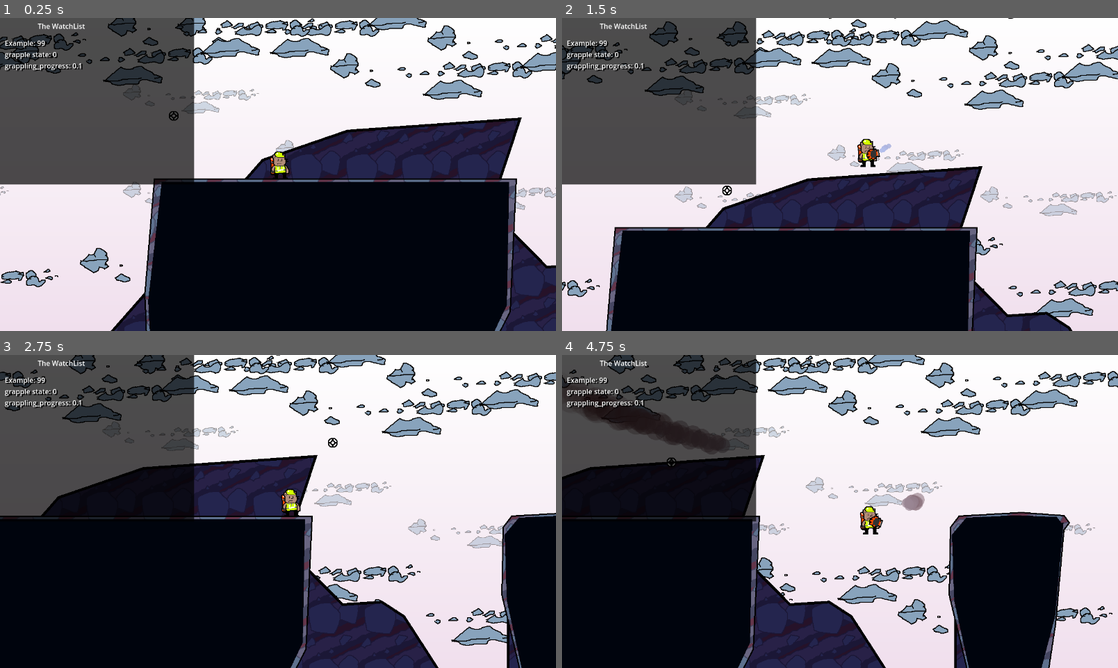
Above: before the commit, frames 1-4 (two rows, left to right).
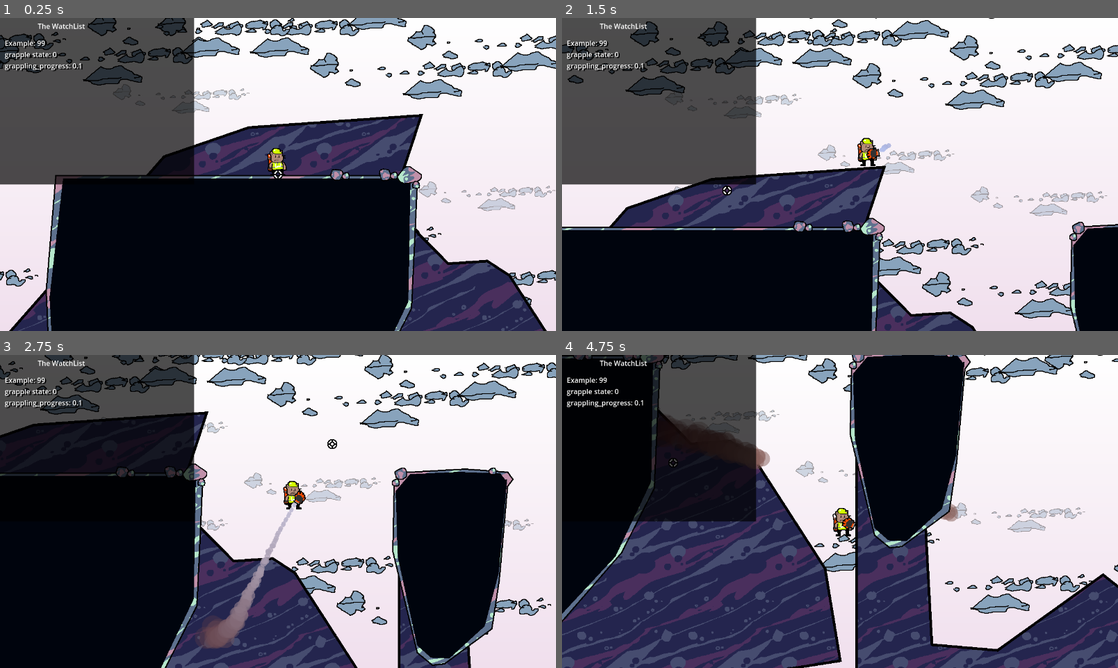
Above: after the commit, the same moments.

Repository: ToxicPoison/rocket-hand-hero
Game: Godot game, scene res://levels/desert/desert.tscn
Two runs of this game, one before a commit and one after it. Both use one fixed random seed, a clock stepped at 60 frames per second and the inputs below.
Inputs (mouse positions are in pixels of both pictures, inside the frame that each line leads up to):
- Up to frame 1 (0.25 s): no input
- Up to frame 2 (1.5 s): move the mouse to (962, 158) at 0.52 s; press the mouse at (962, 158) at 0.53 s; right-click (962, 158) at 0.77 s; move the mouse to (728, 190) at 1.27 s; release the mouse at (728, 190) at 1.28 s; click (728, 190) at 1.35 s
- Up to frame 3 (2.75 s): right-click (166, 527) at 1.52 s; move the mouse to (333, 442) at 2.02 s; press the mouse at (333, 442) at 2.03 s
- Up to frame 4 (4.75 s): move the mouse to (812, 574) at 2.77 s; release the mouse at (812, 574) at 2.78 s; click (812, 574) at 2.85 s; right-click (812, 574) at 3.02 s; move the mouse to (1006, 558) at 3.52 s; press the mouse at (1006, 558) at 3.53 s; right-click (1006, 558) at 3.77 s; move the mouse to (673, 464) at 4.27 s; release the mouse at (673, 464) at 4.28 s; click (673, 464) at 4.35 s; right-click (673, 464) at 4.52 s

The runs differ from the first frame. In frame 1, 39% of the frame differs, in the area x 0-100%, y 0-100%; in frame 2, 33%; in frame 3, 52%; in frame 4, 62%.

Commit message:
New rock things
New rock textures and new rocks to place around the world

Diff:
--- a/global/poly-terrain/polyterrains.gd
+++ b/global/poly-terrain/polyterrains.gd
@@ -17,6 +17,7 @@
 				var lines := Line2D.new()
 				lines.closed = true
 				lines.position = child.position
+				lines.rotation = child.rotation
 				lines.scale = child.scale
 				lines.points = child.polygon
 				lines.default_color = Color.BLACK
@@ -28,6 +29,7 @@
 				var shade := Polygon2D.new()
 				shade.polygon = child.polygon
 				shade.position = child.position
+				shade.rotation = child.rotation
 				shade.scale = child.scale
 				shade.color = shade_color
 				var poly_size : int = shade.polygon.size()
--- a/levels/desert/desert.tscn
+++ b/levels/desert/desert.tscn
@@ -8,8 +8,12 @@
 [ext_resource type="PackedScene" uid="uid://b6xr5gvepn1lt" path="res://global/poly-terrain/polyterrains.tscn" id="4_h27fc"]
 [ext_resource type="PackedScene" uid="uid://dqxmhduxnd0sf" path="res://features/fuel-node/fuel_node.tscn" id="5_gvto2"]
 [ext_resource type="Texture2D" uid="uid://daaikmoa74ry3" path="res://levels/desert/desert_rock.png" id="5_ie18j"]
+[ext_resource type="PackedScene" uid="uid://bsba7nx5im7vl" path="res://levels/desert/rock/desert_rock_s_2.tscn" id="6_r0ym6"]
 [ext_resource type="PackedScene" uid="uid://e2y7n5et7h8f" path="res://features/fuel-sucker/fuel_sucker.tscn" id="6_y8uaf"]
+[ext_resource type="PackedScene" uid="uid://boirvb6n86s3x" path="res://levels/desert/rock/desert_rock_s.tscn" id="7_d16sv"]
 [ext_resource type="PackedScene" uid="uid://hucckqgwvx77" path="res://features/fuel-node/fuel_node_bar.tscn" id="7_ilcpe"]
+[ext_resource type="PackedScene" uid="uid://b41uv2ftqhmtf" path="res://levels/desert/rock/desert_rock_m.tscn" id="8_3jrji"]
+[ext_resource type="PackedScene" uid="uid://jjc0nncna5w" path="res://levels/desert/rock/desert_rock_l.tscn" id="9_nlno0"]
 [ext_resource type="Script" path="res://features/killzone/killzone.gd" id="11_i5aap"]
 [ext_resource type="Texture2D" uid="uid://57tdcboxgmui" path="res://levels/test/test-background.png" id="12_pfy80"]
 
@@ -169,7 +173,7 @@
 [node name="Desert" instance=ExtResource("1_en44c")]
 
 [node name="Player" parent="." index="0" instance=ExtResource("3_px5pv")]
-position = Vector2(-222, 112)
+position = Vector2(-1, 121)
 
 [node name="Foregrounds" parent="Tiles" index="0" instance=ExtResource("4_h27fc")]
 
@@ -333,6 +337,130 @@
 format = 2
 layer_0/tile_data = PackedInt32Array(196600, 3, 0, 196601, 3, 0, 196602, 3, 0, 196603, 3, 0, 196604, 3, 0, 196605, 3, 0 …(12335 unchanged characters)…
 
+[node name="Rocks" type="Node2D" parent="." index="2"]
+
+[node name="DesertRockS-2" parent="Rocks" index="0" instance=ExtResource("6_r0ym6")]
+position = Vector2(3292, 89)
+
+[node name="DesertRockS" parent="Rocks" index="1" instance=ExtResource("7_d16sv")]
+position = Vector2(3272, 95)
+
+[node name="DesertRockM" parent="Rocks" index="2" instance=ExtResource("8_3jrji")]
+position = Vector2(302, 127)
+
+[node name="DesertRockS2" parent="Rocks" index="3" instance=ExtResource("7_d16sv")]
+position = Vector2(266, 129)
+
+[node name="DesertRockS-3" parent="Rocks" index="4" instance=ExtResource("6_r0ym6")]
+position = Vector2(245, 127)
+rotation = -1.41016
+
+[node name="DesertRockS3" parent="Rocks" index="5" instance=ExtResource("7_d16sv")]
+position = Vector2(317, 150)
+rotation = 1.7587
+
+[node name="DesertRockS-4" parent="Rocks" index="6" instance=ExtResource("6_r0ym6")]
+position = Vector2(134, 126)
+rotation = 0.554813
+
+[node name="DesertRockS4" parent="Rocks" index="7" instance=ExtResource("7_d16sv")]
+position = Vector2(155, 130)
+
+[node name="DesertRockS5" parent="Rocks" index="8" instance=ExtResource("7_d16sv")]
+position = Vector2(764, 151)
+
+[node name="DesertRockS-5" parent="Rocks" index="9" instance=ExtResource("6_r0ym6")]
+position = Vector2(776, 130)
+
+[node name="DesertRockS6" parent="Rocks" index="10" instance=ExtResource("7_d16sv")]
+position = Vector2(987, 125)
+
+[node name="DesertRockM2" parent="Rocks" index="11" instance=ExtResource("8_3jrji")]
+position = Vector2(1547, 241)
+
+[node name="DesertRockS7" parent="Rocks" index="12" instance=ExtResource("7_d16sv")]
+position = Vector2(1534, 218)
+
+[node name="DesertRockS-6" parent="Rocks" index="13" instance=ExtResource("6_r0ym6")]
+position = Vector2(1528, 198)
+
+[node name="DesertRockM3" parent="Rocks" index="14" instance=ExtResource("8_3jrji")]
+position = Vector2(2457, -328)
+rotation = -0.750979
+
+[node name="DesertRockL" parent="Rocks" index="15" instance=ExtResource("9_nlno0")]
+position = Vector2(2526, -346)
+rotation = 0.101412
+
+[node name="DesertRockM4" parent="Rocks" index="16" instance=ExtResource("8_3jrji")]
+position = Vector2(2593, -334)
+rotation = 1.15964
+
+[node name="DesertRockS8" parent="Rocks" index="17" instance=ExtResource("7_d16sv")]
+position = Vector2(2410, -318)
+
+[node name="DesertRockS9" parent="Rocks" index="18" instance=ExtResource("7_d16sv")]
+position = Vector2(2392, -248)
+
+[node name="DesertRockS-7" parent="Rocks" index="19" instance=ExtResource("6_r0ym6")]
+position = Vector2(2450, -252)
+
+[node name="DesertRockS-8" parent="Rocks" index="20" instance=ExtResource("6_r0ym6")]
+position = Vector2(2538, -254)
+rotation = 1.45626
+scale = Vector2(1, 1)
+
+[node name="DesertRockS10" parent="Rocks" index="21" instance=ExtResource("7_d16sv")]
+position = Vector2(2519, -261)
+
+[node name="DesertRockS-9" parent="Rocks" index="22" instance=ExtResource("6_r0ym6")]
+position = Vector2(2330, -5)
+
+[node name="DesertRockS11" parent="Rocks" index="23" instance=ExtResource("7_d16sv")]
+position = Vector2(2349, -3)
+
+[node name="DesertRockS12" parent="Rocks" index="24" instance=ExtResource("7_d16sv")]
+position = Vector2(2544, 4)
+
+[node name="DesertRockS-10" parent="Rocks" index="25" instance=ExtResource("6_r0ym6")]
+position = Vector2(2566, -3)
+
+[node name="DesertRockS13" parent="Rocks" index="26" instance=ExtResource("7_d16sv")]
+position = Vector2(2585, 0)
+
+[node name="DesertRockS14" parent="Rocks" index="27" instance=ExtResource("7_d16sv")]
+position = Vector2(3361, 32)
+
+[node name="DesertRockM5" parent="Rocks" index="28" instance=ExtResource("8_3jrji")]
+position = Vector2(3449, -41)
+
+[node name="DesertRockS15" parent="Rocks" index="29" instance=ExtResource("7_d16sv")]
+position = Vector2(3454, -66)
+
+[node name="DesertRockS-11" parent="Rocks" index="30" instance=ExtResource("6_r0ym6")]
+position = Vector2(3416, -31)
+
+[node name="DesertRockS-12" parent="Rocks" index="31" instance=ExtResource("6_r0ym6")]
+position = Vector2(3612, -64)
+
+[node name="DesertRockS16" parent="Rocks" index="32" instance=ExtResource("7_d16sv")]
+position = Vector2(3632, -56)
+
+[node name="DesertRockS17" parent="Rocks" index="33" instance=ExtResource("7_d16sv")]
+position = Vector2(3672, -47)
+
+[node name="DesertRockS18" parent="Rocks" index="34" instance=ExtResource("7_d16sv")]
+position = Vector2(3552, -131)
+
+[node name="DesertRockS-13" parent="Rocks" index="35" instance=ExtResource("6_r0ym6")]
+position = Vector2(3913, 41)
+
+[node name="DesertRockS19" parent="Rocks" index="36" instance=ExtResource("7_d16sv")]
+position = Vector2(3932, 51)
+
+[node name="DesertRockS20" parent="Rocks" index="37" instance=ExtResource("7_d16sv")]
+position = Vector2(4100, 64)
+
 [node name="Checkpoints" type="Node" parent="Interactable" index="0"]
 
 [node name="Checkpoint" parent="Interactable/Checkpoints" index="0" instance=ExtResource("4_88lqw")]
@@ -618,7 +746,7 @@
 scale = Vector2(2, 2)
 shape = SubResource("RectangleShape2D_ol8xm")
 
-[node name="ParallaxBackground" type="ParallaxBackground" parent="." index="3"]
+[node name="ParallaxBackground" type="ParallaxBackground" parent="." index="4"]
 
 [node name="ParallaxLayer" type="ParallaxLayer" parent="ParallaxBackground" index="0"]
 texture_filter = 1
--- /dev/null
+++ b/levels/desert/rock/desert_rock_l.tscn
@@ -0,0 +1,11 @@
+[gd_scene load_steps=2 format=3 uid="uid://jjc0nncna5w"]
+
+[ext_resource type="Texture2D" uid="uid://cci7dk8n8lpt8" path="res://levels/desert/rock/sprite/desert_rock_l.png" id="1_hqgx4"]
+
+[node name="DesertRockL" type="StaticBody2D"]
+
+[node name="DesertRockL" type="Sprite2D" parent="."]
+texture = ExtResource("1_hqgx4")
+
+[node name="CollisionPolygon2D" type="CollisionPolygon2D" parent="."]
+polygon = PackedVector2Array(11, -35, 35, -34, 48, -25, 59, 28, 34, 39, -11, 47, -46, 36, -59, 13, -32, -26, -11, -47)
--- /dev/null
+++ b/levels/desert/rock/desert_rock_m.tscn
@@ -0,0 +1,16 @@
+[gd_scene load_steps=3 format=3 uid="uid://b41uv2ftqhmtf"]
+
+[ext_resource type="Texture2D" uid="uid://dn2vdq2lvxpn5" path="res://levels/desert/rock/sprite/desert_rock_m.png" id="1_snajy"]
+
+[sub_resource type="CapsuleShape2D" id="CapsuleShape2D_p4bw0"]
+radius = 17.75
+height = 48.35
+
+[node name="DesertRockM" type="StaticBody2D"]
+
+[node name="DesertRockM" type="Sprite2D" parent="."]
+texture = ExtResource("1_snajy")
+
+[node name="CollisionShape2D" type="CollisionShape2D" parent="."]
+rotation = 1.40301
+shape = SubResource("CapsuleShape2D_p4bw0")
--- /dev/null
+++ b/levels/desert/rock/desert_rock_s.tscn
@@ -0,0 +1,7 @@
+[gd_scene load_steps=2 format=3 uid="uid://boirvb6n86s3x"]
+
+[ext_resource type="Texture2D" uid="uid://c0fri814ecdo1" path="res://levels/desert/rock/sprite/desert_rock_s.png" id="1_4qfpr"]
+
+[node name="DesertRockS" type="Sprite2D"]
+texture_filter = 1
+texture = ExtResource("1_4qfpr")
--- /dev/null
+++ b/levels/desert/rock/desert_rock_s_2.tscn
@@ -0,0 +1,7 @@
+[gd_scene load_steps=2 format=3 uid="uid://bsba7nx5im7vl"]
+
+[ext_resource type="Texture2D" uid="uid://d1jd5f324hj2j" path="res://levels/desert/rock/sprite/desert_rock_s-2.png" id="1_silbu"]
+
+[node name="DesertRockS-2" type="Sprite2D"]
+texture_filter = 1
+texture = ExtResource("1_silbu")
--- a/levels/void/void.tscn
+++ b/levels/void/void.tscn
@@ -1,10 +1,11 @@
-[gd_scene load_steps=30 format=3 uid="uid://og65y61lbtuk"]
+[gd_scene load_steps=31 format=3 uid="uid://og65y61lbtuk"]
 
 [ext_resource type="PackedScene" uid="uid://byo2jbqod50a5" path="res://levels/level_template.tscn" id="1_js4h2"]
 [ext_resource type="PackedScene" uid="uid://dbs4185ihbvwl" path="res://player/player.tscn" id="2_txh3g"]
 [ext_resource type="PackedScene" uid="uid://b6xr5gvepn1lt" path="res://global/poly-terrain/polyterrains.tscn" id="3_0ppfg"]
 [ext_resource type="TileSet" uid="uid://he51cno5ayyv" path="res://global/collision_tileset.tres" id="3_l2v67"]
 [ext_resource type="PackedScene" uid="uid://bderu74gerv7f" path="res://features/rail/rail.tscn" id="4_3sjqm"]
+[ext_resource type="Texture2D" uid="uid://bniop4gkio02l" path="res://levels/void/void_rock.png" id="4_l4jml"]
 [ext_resource type="PackedScene" uid="uid://dqxmhduxnd0sf" path="res://features/fuel-node/fuel_node.tscn" id="7_7ryks"]
 [ext_resource type="Texture2D" uid="uid://57tdcboxgmui" path="res://levels/test/test-background.png" id="7_geq4a"]
 [ext_resource type="PackedScene" uid="uid://dao36swjhpqja" path="res://features/checkpoint/checkpoint.tscn" id="7_vm6xr"]
@@ -129,32 +130,32 @@
 z_index = -2
 
 [node name="Polygon2D" type="Polygon2D" parent="Tiles/Polyterrains3" index="2"]
-color = Color(0.509804, 0.509804, 0.509804, 1)
+texture = ExtResource("4_l4jml")
 polygon = PackedVector2Array(704, 32, 736, 160, 608, 416, 608, 896, 0, 1536, -1280, 1536, -2304, 1024, -2048, 32)
 
 [node name="Polygon2D2" type="Polygon2D" parent="Tiles/Polyterrains3" index="3"]
 position = Vector2(256, 0)
-color = Color(0.509804, 0.509804, 0.509804, 1)
+texture = ExtResource("4_l4jml")
 polygon = PackedVector2Array(6112, 352, 6048, 1088, 6656, 1536, 8704, 1536, 9184, -256, 9408, -224, 9440, -672, 8928, -736, 8160, -736, 8128, 64, 7776, 224, 7616, 448, 7627, 735, 7576, 826, 7112, 894, 7072, 672, 6688, 672, 6432, 480, 6432, 352)
 
 [node name="Polygon2D3" type="Polygon2D" parent="Tiles/Polyterrains3" index="4"]
 position = Vector2(256, 0)
-color = Color(0.509804, 0.509804, 0.509804, 1)
+texture = ExtResource("4_l4jml")
 polygon = PackedVector2Array(6112, 32, 6304, -1728, 7936, -1920, 8960, -1856, 9632, -1632, 9920, -992, 9888, -384, 9659, -408, 9836, -715, 9696, -960, 9263.61, -1067.67, 9024, -992, 8192, -1056, 7659, -719, 7486, 146, 7775, 808, 7643, 761, 7457, 324, 7104, 160, 6944, 352, 6752, 352, 6496, 32)
 
 [node name="Polygon2D4" type="Polygon2D" parent="Tiles/Polyterrains3" index="5"]
 position = Vector2(256, 0)
-color = Color(0.509804, 0.509804, 0.509804, 1)
+texture = ExtResource("4_l4jml")
 polygon = PackedVector2Array(15392, -736, 15520, -2560, 17920, -2560, 18080, -1088, 17920, -672, 17920, -1056, 17694, -1120, 17824, -512, 17696, -352, 17536, -1120, 17376, -1120, 17216, -480, 16608, -480, 15968, -736)
 
 [node name="Polygon2D5" type="Polygon2D" parent="Tiles/Polyterrains3" index="6"]
 position = Vector2(256, 0)
-color = Color(0.509804, 0.509804, 0.509804, 1)
+texture = ExtResource("4_l4jml")
 polygon = PackedVector2Array(15392, -416, 15968, -352, 16096, -64, 16096, 256, 15936, 416, 15584, 416, 15424, 224, 15392, -160)
 
 [node name="Polygon2D6" type="Polygon2D" parent="Tiles/Polyterrains3" index="7"]
 position = Vector2(256, 0)
-color = Color(0.509804, 0.509804, 0.509804, 1)
+texture = ExtResource("4_l4jml")
 polygon = PackedVector2Array(17536, -64, 17536, 224, 17696, 352, 18048, 352, 18208, 0, 18208, -704, 18080, -1088, 17952, -832)
 
 [node name="TileCollision" type="TileMap" parent="Tiles" index="2"]
--- a/project.godot
+++ b/project.godot
@@ -25,7 +25,6 @@
 window/size/viewport_width=1280
 window/size/viewport_height=720
 window/stretch/mode="viewport"
-window/stretch/scale_mode="integer"
 
 [input]
 
Not shown: 1 places in levels/desert/desert.tscn that only renumber resources
Binary file changed: levels/desert/desert_rock.png
Binary file added: levels/desert/rock/desert_rock_s.aseprite
Binary file added: levels/desert/rock/sprite/desert_rock_l.png
Not shown, added: levels/desert/rock/sprite/desert_rock_l.png.import
Binary file added: levels/desert/rock/sprite/desert_rock_m.png
Not shown, added: levels/desert/rock/sprite/desert_rock_m.png.import
Binary file added: levels/desert/rock/sprite/desert_rock_s-2.png
Not shown, added: levels/desert/rock/sprite/desert_rock_s-2.png.import
Binary file added: levels/desert/rock/sprite/desert_rock_s.png
Not shown, added: levels/desert/rock/sprite/desert_rock_s.png.import
Binary file added: levels/void/void_rock.png
(and 1 more such lines)
